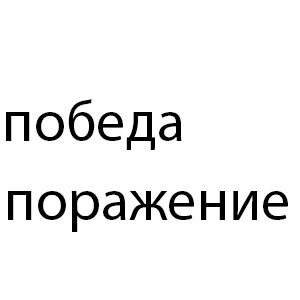
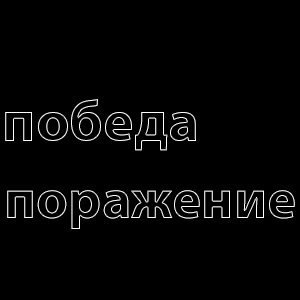
Layer changes from the first 300 × 300 image to the second:
painted on "поражение" over (x1=7, y1=190, x2=295, y2=232)
painted on "победа" over (x1=5, y1=99, x2=196, y2=151)
added layer "Layer 1" in group "Artboard 1" over (x1=0, y1=0, x2=300, y2=300)
